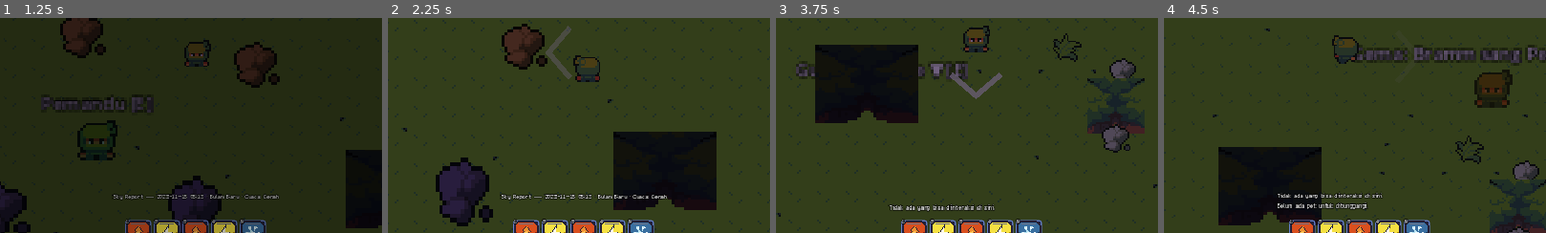
Above: before the commit, frames 1-4 (left to right).
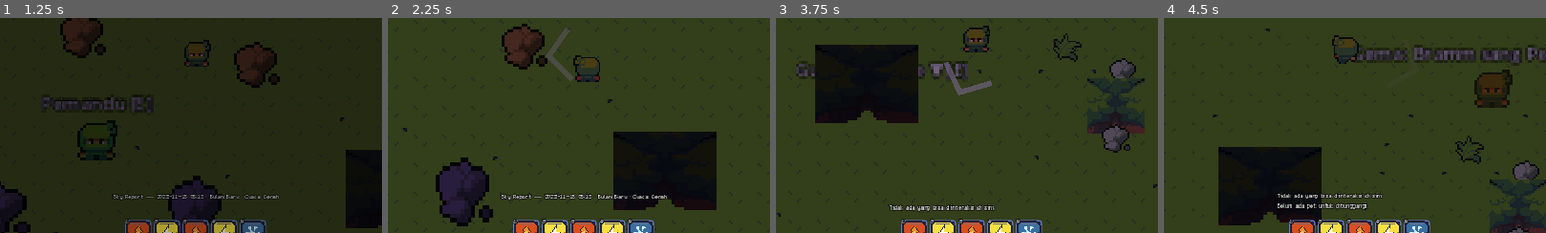
Above: after the commit, the same moments.

Repository: lifkieh/Aetherion
Game: Godot game, scene res://scenes/ui/MainMenu.tscn
Same seed, same stepped clock (60 frames per second), same inputs: the game is played once before the commit and once after it.
Inputs (mouse positions are % of the whole screen's width and height, from its top left):
- Up to frame 1 (1.25 s): click "Main Baru" at 0.5 s
- Up to frame 2 (2.25 s): tap Enter at 1.25 s; move the mouse to (72, 45) at 1.27 s; hold D (move_right) 1.28-2.03 s; hold J (attack) 1.28-2.03 s; click (72, 45) at 1.42 s; move the mouse to (30, 55) at 2.02 s; hold S (move_down) from 2.03 s (still down); tap J (attack) at 2.1 s; click (30, 55) at 2.17 s
- Up to frame 3 (3.75 s): move the mouse to (60, 28) at 2.77 s; release S (move_down) at 2.78 s; hold D (move_right) 2.78-3.53 s; hold J (attack) 2.78-3.53 s; tap Space (dodge) at 2.85 s; click (60, 28) at 2.92 s; move the mouse to (45, 70) at 3.52 s; hold W (move_up) from 3.53 s (still down); tap E (interact) at 3.6 s; click (45, 70) at 3.67 s
- Up to frame 4 (4.5 s): tap J (attack) at 3.8 s; move the mouse to (80, 65) at 4.27 s; release W (move_up) at 4.28 s; hold A (move_left) from 4.28 s (still down); hold J (attack) from 4.28 s (still down); tap R (mount) at 4.35 s; click (80, 65) at 4.42 s
The pictures show only the part of the screen within x 24-74%, y 40-90%; the shares and areas given below are measured in that part.

Frame 1 is identical in both runs. In frame 2, 0.2% of the frame differs, in the area x 41-49%, y 3-30%; in frame 3, 0.6%, in the area x 44-60%, y 20-38%; in frame 4, less than 0.1%.

Commit message:
UI/UX §6: SKILL_AUDIT.md + fixes
- Bug: top-down Player._do_attack ignored weapon_type (bow/wand/spear all swung
  a sword). Now aims at cursor and branches like the side-view — one control
  language for both perspectives.
- Balance: flame_slash mp 8->9, spark_bolt 10->9; DPS-per-mana spread now <=17%.
- Cleanup: removed dead element_flow skill (flow_* supersede it).
- Verified: element correctness, Element Flow + platformer rules + science
  post-refactor, fusion symmetry 1+2==2+1 (9 recipes).
- SKILL_AUDIT.md report; new [Skill Audit §6] suite (12 checks). 229/229 tests.

Co-Authored-By: Claude Opus 4.8 (1M context) <noreply@anthropic.com>

Diff:
--- a/game/data/skills.json
+++ b/game/data/skills.json
@@ -1,8 +1,7 @@
 [
   {"id": "strike", "name": "Tebas", "type": "active", "kind": "physical", "element": "none", "skill_mod": 1.0, "mp_cost": 0, "cooldown": 0.35, "range": 34, "aoe": false, "desc": "Serangan normal."},
-  {"id": "flame_slash", "name": "Tebasan Api", "type": "active", "kind": "physical", "element": "fire", "skill_mod": 1.7, "mp_cost": 8, "cooldown": 2.2, "range": 44, "aoe": true, "aoe_radius": 40, "desc": "Ayunan berapi mengenai area di depan."},
-  {"id": "spark_bolt", "name": "Panah Petir", "type": "active", "kind": "magic", "element": "lightning", "skill_mod": 1.5, "mp_cost": 10, "cooldown": 2.6, "range": 160, "projectile": true, "projectile_id": "spark", "projectile_speed": 320, "desc": "Menembakkan petir yang menyambar target basah."},
-  {"id": "element_flow", "name": "Element Flow", "type": "active", "kind": "buff", "element": "none", "mp_cost": 12, "cooldown": 8.0, "duration": 45, "desc": "Mengalirkan elemen ke senjata (30-60 dtk)."},
+  {"id": "flame_slash", "name": "Tebasan Api", "type": "active", "kind": "physical", "element": "fire", "skill_mod": 1.7, "mp_cost": 9, "cooldown": 2.2, "range": 44, "aoe": true, "aoe_radius": 40, "desc": "Ayunan berapi mengenai area di depan."},
+  {"id": "spark_bolt", "name": "Panah Petir", "type": "active", "kind": "magic", "element": "lightning", "skill_mod": 1.5, "mp_cost": 9, "cooldown": 2.6, "range": 160, "projectile": true, "projectile_id": "spark", "projectile_speed": 320, "desc": "Menembakkan petir yang menyambar target basah."},
   {"id": "flow_fire", "name": "Fire Flow", "type": "active", "kind": "flow", "element": "fire", "mp_cost": 12, "cooldown": 8.0, "duration": 45, "desc": "Aliri senjata dengan Api."},
   {"id": "flow_lightning", "name": "Lightning Flow", "type": "active", "kind": "flow", "element": "lightning", "mp_cost": 12, "cooldown": 8.0, "duration": 45, "desc": "Aliri senjata dengan Petir."},
   {"id": "flow_ice", "name": "Ice Flow", "type": "active", "kind": "flow", "element": "ice", "mp_cost": 12, "cooldown": 8.0, "duration": 45, "desc": "Aliri senjata dengan Es (bekukan genangan)."},
--- a/game/scenes/actors/Player.gd
+++ b/game/scenes/actors/Player.gd
@@ -106,11 +106,37 @@
 
 # --- Attacks / skills -------------------------------------------------------
 
+func _weapon_type() -> String:
+	var w: String = PlayerData.equipped_weapon
+	return "sword" if w == "" else Db.item(w).get("weapon_type", "sword")
+
 func _do_attack() -> void:
-	_attack_cd = 0.35
+	# Aim toward the cursor so the weapon behavior matches the click scheme, same
+	# control language as the side-view (SKILL_AUDIT §6: weapons ↔ click scheme).
+	var aim := (get_global_mouse_position() - global_position)
+	aim = aim.normalized() if aim.length() > 2.0 else _facing_vec()
+	facing = SheetUtil.dir_from_vec(aim)
 	_attacking = ATTACK_TIME
 	sprite.play("walk_" + facing)
-	_apply_melee(Db.skill("strike"), 42.0)
+	match _weapon_type():
+		"bow":
+			_attack_cd = 0.3
+			PlayerCombat.fire_pooled(self, aim, Db.item(PlayerData.equipped_weapon).get("projectile", "arrow"))
+		"wand":
+			var w := Db.item(PlayerData.equipped_weapon)
+			var cost: int = w.get("mana_cost", 5)
+			if not PlayerData.spend_mp(cost):
+				EventBus.toast.emit("Mana tidak cukup")
+				_attacking = 0.0
+				return
+			_attack_cd = 0.34
+			PlayerCombat.fire_pooled(self, aim, w.get("projectile", "fireball"))
+		"spear":
+			_attack_cd = 0.42
+			PlayerCombat.melee_arc(self, aim, 60.0, 40.0, Db.skill("strike"), 1.15)
+		_:  # sword / default — wide arc toward cursor
+			_attack_cd = 0.35
+			PlayerCombat.melee_arc(self, aim, 46.0, 120.0, Db.skill("strike"))
 	Audio.play_sfx("attack")
 
 func _do_skill(skill_id: String) -> void:
--- a/game/tests/TestRunner.gd
+++ b/game/tests/TestRunner.gd
@@ -36,6 +36,7 @@
 	_test_professions()
 	_test_safezone()
 	_test_onboarding()
+	_test_skill_audit()
 	_test_skycalendar()
 	await _test_bugfixes()
 	print("===== RESULT: %d passed, %d failed =====\n" % [passed, failed])
@@ -275,6 +276,55 @@
 	# restore the town zone for anything that runs after the tests
 	SafeZone.set_region("greenvale")
 
+func _test_skill_audit() -> void:
+	print("[Skill Audit §6]")
+	# fusion recipe symmetry — 1+2 must equal 2+1 for every recipe
+	var combos: Array = Db.elements.get("combos", [])
+	check("at least 8 fusion recipes", combos.size() >= 8)
+	var symmetric := true
+	for c in combos:
+		var ab := Db.elem_combo(c.a, c.b)
+		var ba := Db.elem_combo(c.b, c.a)
+		if ab.get("result", "") != ba.get("result", "") or ab.get("mult", 0) != ba.get("mult", 0):
+			symmetric = false
+	check("every fusion recipe is order-independent (1+2==2+1)", symmetric)
+	# a non-recipe pair fizzles (empty)
+	check("non-recipe pair returns empty (fizzle)", Db.elem_combo("earth", "ice").is_empty())
+	# castable skills: valid element + real projectile where declared
+	var elist: Array = Db.elements.get("list", [])
+	var castable := ["strike", "flame_slash", "spark_bolt", "frost_bolt", "flow_fire", "flow_lightning", "flow_ice", "flow_wind"]
+	var elem_ok := true
+	var proj_ok := true
+	for sid in castable:
+		var sk := Db.skill(sid)
+		var el: String = sk.get("element", "none")
+		if el != "none" and not (el in elist):
+			elem_ok = false
+		if sk.get("projectile", false) and not Db.projectiles.has(sk.get("projectile_id", "")):
+			proj_ok = false
+	check("all castable skill elements are valid", elem_ok)
+	check("all projectile skills reference a real projectile", proj_ok)
+	check("dead 'element_flow' skill removed (flow_* supersede it)", not Db.skills.has("element_flow"))
+	# DPS-per-mana of the mana-costing damage skills within ±30% of the mean
+	var vals: Array = []
+	for sid in ["flame_slash", "spark_bolt", "frost_bolt"]:
+		var sk := Db.skill(sid)
+		vals.append(float(sk.get("skill_mod", 1.0)) / (float(sk.get("cooldown", 1.0)) * float(sk.get("mp_cost", 1))))
+	var mean: float = (vals[0] + vals[1] + vals[2]) / 3.0
+	var within := true
+	for v in vals:
+		if abs(v - mean) / mean > 0.30:
+			within = false
+	check("no DPS-per-mana outlier >30%", within, str(vals))
+	# weapon behavior wired to the click scheme (both perspectives branch on these)
+	check("bow weapon declares a projectile", Db.item("short_bow").get("projectile", "") != "")
+	check("wand weapon declares a projectile + mana", Db.item("apprentice_wand").get("projectile", "") != "" and Db.item("apprentice_wand").get("mana_cost", 0) > 0)
+	check("wand projectile exists", Db.projectiles.has(Db.item("apprentice_wand").get("projectile", "")))
+	# Element Flow platformer rules survive the refactor
+	var pr: Dictionary = Db.elements.get("platformer_rules", {})
+	check("wind flow grants double jump", pr.get("wind", {}).get("double_jump", false))
+	check("ice flow freezes puddles", pr.get("ice", {}).get("freeze_puddle", false))
+
 func _test_onboarding() -> void:
 	print("[Onboarding + Guide chain]")
 	check("STEPS chain is 5 long", Onboarding.STEPS.size() == 5)
Not shown, changed: DEVLOG.md
Not shown, added: SKILL_AUDIT.md
Not shown, changed: STATUS.md
